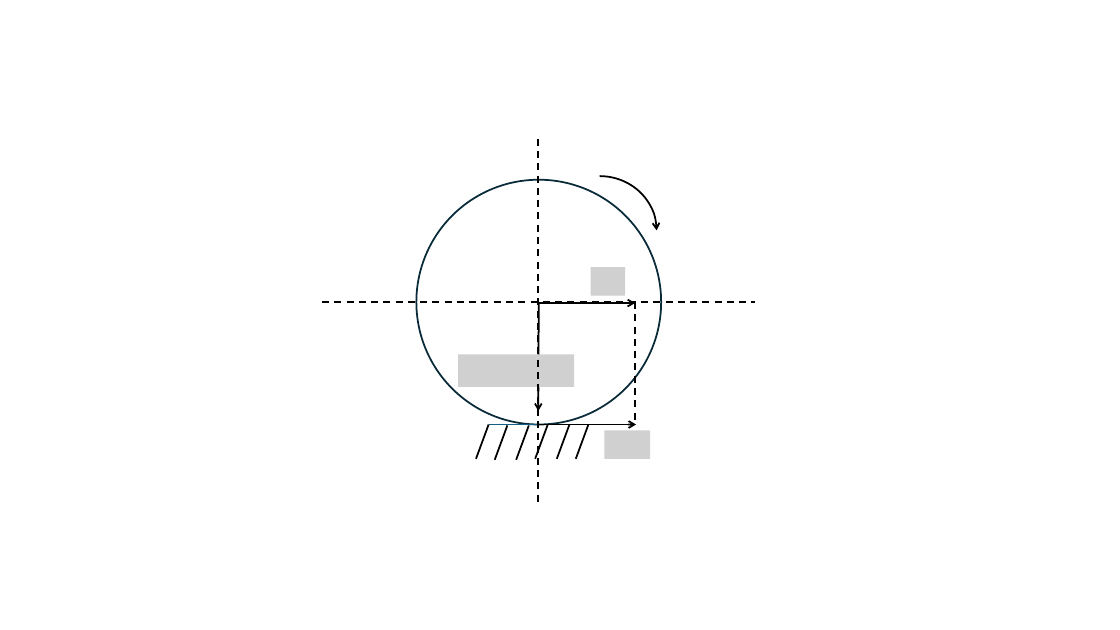
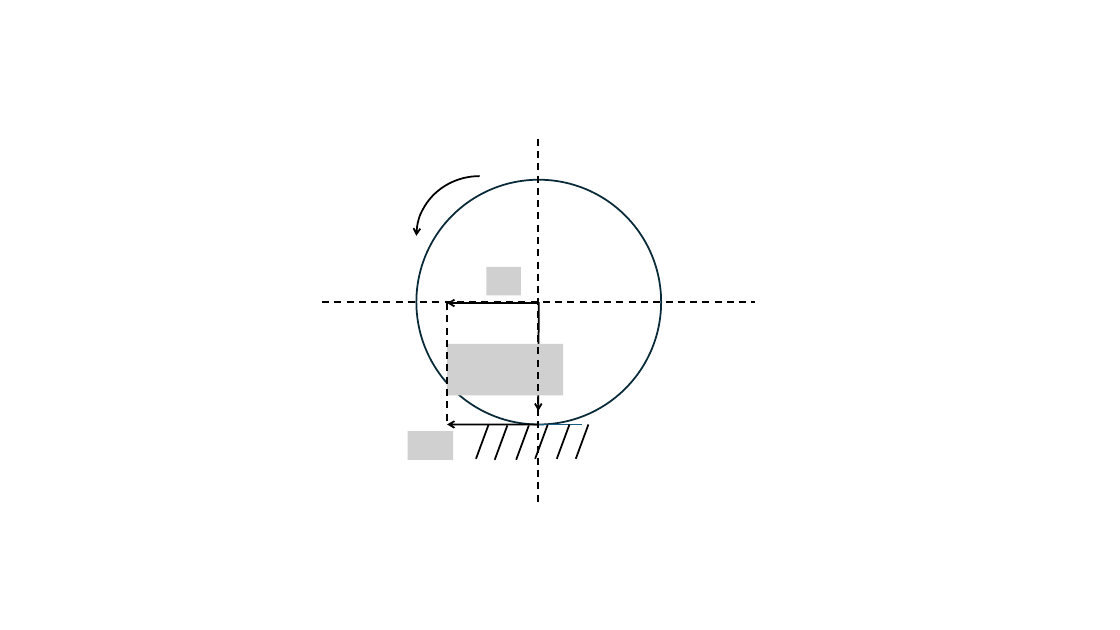
Before and after one commit to Thanh-Sang-AI/Mechanical-Design-and-Control-Algorithms-for-Self-Balancing-Two-Wheeled-Vehicle, a slide deck: slide 3 of thiet ke hoverboard.pptx (slide 1 before the commit). Drawn at 1120x630 pixels with LibreOffice and Linux fonts; fonts in the diff are those of the drawing; grey boxes stand for pictures. Boxes give left, top, right and bottom in pixels: in the first picture for what was removed or moved away, otherwise in the second. Text is boxed around its words. In the diff, an @@ line names an element or a change of style, - is before the commit and + after.

```diff
--- a/thiet ke hoverboard.pptx
+++ b/thiet ke hoverboard.pptx
@@ arc (boxed as its full ellipse): place and size @@
-arc (boxed as its full ellipse) at (543,176,656,285)
+arc (boxed as its full ellipse) at (417,176,544,296)
@@ arc (boxed as its full ellipse) at (417,176,544,296): mirrored @@
@@ picture added at (486,267,521,296) @@
@@ picture removed at (591,267,625,296) @@
@@ arrow moved from (539, 303) - (635, 303) to (539, 303) - (447, 303) @@
@@ line moved from (635, 302) - (635, 424) to (447, 303) - (447, 425) @@
@@ picture: place and size @@
-picture at (458,355,574,387)
+picture at (447,344,563,395)
@@ picture added at (408,431,453,460) @@
@@ arrow moved from (539, 424) - (636, 424) to (539, 424) - (447, 424) @@
@@ picture removed at (605,430,650,459) @@
```
Also in this commit, not shown: 6 other slides changed, 2 slides added, 1 slide removed, 1 other file.
